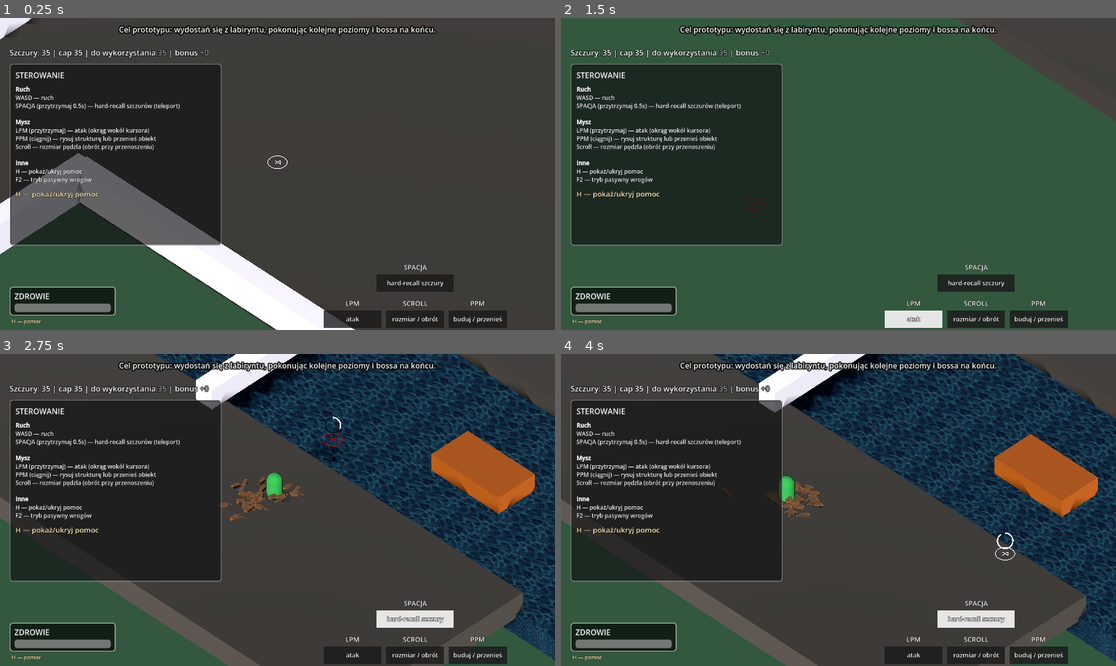
Above: before the commit, frames 1-4 (two rows, left to right).
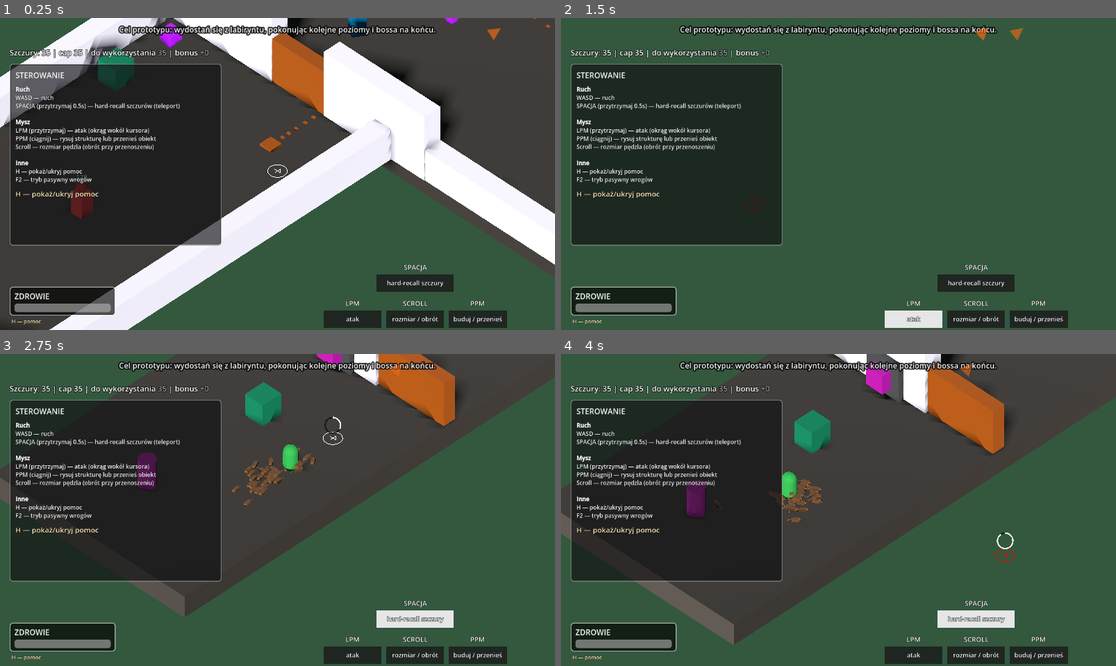
Above: after the commit, the same moments.

Repository: VirtuaIL/ZTGK-Prototyp
Game: Godot game, scene res://scenes/levels/levelTesting.tscn
Same seed, same stepped clock (60 frames per second), same inputs: the game is played once before the commit and once after it. This scene is started directly instead of the project's main scene.
Inputs (mouse positions are in pixels of both pictures, inside the frame that each line leads up to):
- Up to frame 1 (0.25 s): no input
- Up to frame 2 (1.5 s): tap Enter at 0.5 s; move the mouse to (960, 158) at 0.52 s; hold D (move_right) 0.53-1.25 s; hold Space (recall_rats) 0.53-1.25 s; click (960, 158) at 0.67 s; drag from (727, 189) to (810, 236) at 1.27 s
- Up to frame 3 (2.75 s): move the mouse to (333, 441) at 2.02 s; hold D (move_right) from 2.03 s (still down); hold Space (recall_rats) from 2.03 s (still down)
- Up to frame 4 (4 s): release D (move_right) at 2.75 s; release Space (recall_rats) at 2.75 s; drag from (810, 572) to (672, 463) at 2.77 s; move the mouse to (1005, 556) at 3.52 s; hold A (move_left) from 3.53 s (still down); hold Space (recall_rats) from 3.53 s (still down)

The runs differ from the first frame. In frame 1, 53% of the frame differs, in the area x 0-100%, y 0-100%; in frame 2, 2.8%; in frame 3, 52%; in frame 4, 50%.

Commit message:
Rat wall projectile reflection

Diff:
--- a/scenes/levels/levelTesting.tscn
+++ b/scenes/levels/levelTesting.tscn
@@ -145,7 +145,7 @@
 size = 16.0
 
 [node name="Player" parent="." unique_id=1407634471 instance=ExtResource("4_ie8fb")]
-transform = Transform3D(1, 0, 0, 0, 1, 0, 0, 0, 1, 66.76077, 0.18543625, -279.82333)
+transform = Transform3D(1, 0, 0, 0, 1, 0, 0, 0, 1, -30.472076, 0.18543625, -392.30814)
 
 [node name="RatManager" type="Node3D" parent="." unique_id=169060230]
 script = ExtResource("5_ftjox")
@@ -536,6 +536,24 @@
 [node name="door77" parent="walls" unique_id=980923185 instance=ExtResource("10_0uoyi")]
 transform = Transform3D(-8.654855e-08, 0, 1.453, 0, 1.494, 0, -1.9800001, 0, -6.3512644e-08, -76.6373, 0, -215.01149)
 
+[node name="door84" parent="walls" unique_id=1705482946 instance=ExtResource("10_0uoyi")]
+transform = Transform3D(1.9800001, 0, 0, 0, 1.494, 0, 0, 0, 1.453, -6.975178, 0, -342.34167)
+
+[node name="door86" parent="walls" unique_id=835182386 instance=ExtResource("10_0uoyi")]
+transform = Transform3D(-1.9906169e-07, 0, -1.4529998, 0, 1.494, 0, 4.554001, 0, -6.351264e-08, -10.975178, 0, -354.34167)
+
+[node name="door87" parent="walls" unique_id=620043642 instance=ExtResource("10_0uoyi")]
+transform = Transform3D(-4.1802952e-07, 0, -1.4529997, 0, 1.494, 0, 9.563401, 0, -6.351263e-08, -10.975178, 0, -389.34167)
+
+[node name="door88" parent="walls" unique_id=88277056 instance=ExtResource("10_0uoyi")]
+transform = Transform3D(-2.2770004, 0, 1.2702529e-07, 0, 1.494, 0, -1.990617e-07, 0, -1.4529998, -5.7232895, 1.9073486e-06, -380.5913)
+
+[node name="door85" parent="walls" unique_id=1587247657 instance=ExtResource("10_0uoyi")]
+transform = Transform3D(1.9800001, 0, 0, 0, 1.494, 0, 0, 0, 1.453, -6.975178, 0, -365.00476)
+
+[node name="door89" parent="walls" unique_id=1284933332 instance=ExtResource("10_0uoyi")]
+transform = Transform3D(1.9800001, 0, 0, 0, 1.494, 0, 0, 0, 1.453, -6.975178, 0, -394.00476)
+
 [node name="door82" parent="walls" unique_id=213021301 instance=ExtResource("10_0uoyi")]
 transform = Transform3D(-1.7309707e-08, 0, 2.6153996, 0, 1.494, 0, -0.39599997, 0, -1.14322745e-07, -90.546234, -4.374836, -229.33913)
 
@@ -609,6 +627,39 @@
 [node name="door6" parent="doors" unique_id=615008847 instance=ExtResource("13_rseql")]
 transform = Transform3D(-1, 0, -8.742278e-08, 0, 1, 0, 8.742278e-08, 0, -1, -6.8812294, 0, -41.666466)
 doorId = 66
+
+[node name="door6" parent="doors/door6" unique_id=1400950823 instance=ExtResource("13_rseql")]
+transform = Transform3D(-1, 0, -8.742278e-08, 0, 1, 0, 8.742278e-08, 0, -1, -7.109329, 4.7683716e-07, 337.67725)
+doorId = 78
+
+[node name="WallButton2" parent="doors/door6" unique_id=2080781984 instance=ExtResource("16_5otwe")]
+transform = Transform3D(-3.998833, 0, 0.09661225, 0, 4, 0, -0.09661225, 0, -3.998833, -2.1188354, 1.0599917, 336.78412)
+doorId = 78
+
+[node name="turret2" parent="doors/door6" unique_id=828907431 instance=ExtResource("24_1mf26")]
+transform = Transform3D(-1, 0, 8.742278e-08, 0, 1, 0, -8.742278e-08, 0, -1, -2.100006, 0.30049878, 323.29553)
+
+[node name="door7" parent="doors/door6" unique_id=925926180 instance=ExtResource("13_rseql")]
+transform = Transform3D(-1, 0, -8.742278e-08, 0, 1, 0, 8.742278e-08, 0, -1, -6.8812695, 0, 360.43304)
+doorId = 79
+
+[node name="door8" parent="doors/door6" unique_id=741760807 instance=ExtResource("13_rseql")]
+transform = Transform3D(-1, 0, -8.742278e-08, 0, 1, 0, 8.742278e-08, 0, -1, -6.881275, 0, 389.43304)
+doorId = 89
+
+[node name="WallButton3" parent="doors/door6" unique_id=1600814715 instance=ExtResource("16_5otwe")]
+transform = Transform3D(-1.7484552e-07, 0, -3.9999993, 0, 4, 0, 3.9999993, 0, -1.7484552e-07, 3.294754, 1.0599898, 355.963)
+doorId = 79
+
+[node name="WallButton4" parent="doors/door6" unique_id=1116226531 instance=ExtResource("16_5otwe")]
+transform = Transform3D(-1.7484552e-07, 0, -3.9999993, 0, 4, 0, 3.9999993, 0, -1.7484552e-07, 3.2947464, 1.0599898, 382.963)
+doorId = 89
+
+[node name="turret3" parent="doors/door6" unique_id=1026890237 instance=ExtResource("24_1mf26")]
+transform = Transform3D(-1, 0, 8.742278e-08, 0, 1, 0, -8.742278e-08, 0, -1, -3.0576591, 0.30049878, 344.47485)
+
+[node name="turret4" parent="doors/door6" unique_id=1157201690 instance=ExtResource("24_1mf26")]
+transform = Transform3D(-1, 0, 8.742278e-08, 0, 1, 0, -8.742278e-08, 0, -1, -3.057663, 0.30049878, 365.47485)
 
 [node name="door10" parent="doors" unique_id=2627827 instance=ExtResource("13_rseql")]
 transform = Transform3D(1, 0, 0, 0, 1, 0, 0, 0, 1, -24.400368, 0, -74.84566)
@@ -814,7 +865,7 @@
 transform = Transform3D(1, 0, 0, 0, 1, 0, 0, 0, 1, -14.119484, 1.0599917, -73.90509)
 doorId = 3
 
-[node name="WallButton2" parent="buttons" unique_id=2080781984 instance=ExtResource("16_5otwe")]
+[node name="WallButton2" parent="buttons" unique_id=745664746 instance=ExtResource("16_5otwe")]
 transform = Transform3D(1, 0, 0, 0, 1, 0, 0, 0, 1, -13.982098, 1.0599917, -47.23442)
 doorId = 66
 
@@ -1496,6 +1547,12 @@
 [node name="floorTile" parent="Node" unique_id=1141620014 instance=ExtResource("26_a2qf4")]
 transform = Transform3D(-47.599968, 0, -2.5705567e-06, 0, 1, 0, 7.1873956e-06, 0, -17.024027, -18.778904, -1.4567499, -277.8879)
 
+[node name="floorTile11" parent="Node" unique_id=1238017333 instance=ExtResource("26_a2qf4")]
+transform = Transform3D(-17.27884, 0.0023520354, -0.18372722, 0.040641066, 1.00164, -0.09727623, 0.04664962, -0.0014399436, -67.96696, -32.778904, -1.4567499, -409.8879)
+
+[node name="floorTile12" parent="Node" unique_id=1533991691 instance=ExtResource("26_a2qf4")]
+transform = Transform3D(-40.370926, 0.0023446542, -0.18439096, 0.09495531, 0.9984966, -0.097627655, 0.10899392, -0.0014354247, -68.212494, -23.778904, -1.4567499, -452.92993)
+
 [node name="floorTile2" parent="Node" unique_id=1075645182 instance=ExtResource("26_a2qf4")]
 transform = Transform3D(-47.599968, 0, -2.5705567e-06, 0, 1, 0, 7.1873956e-06, 0, -17.024027, -18.778904, -1.4567499, -303.4417)
 
@@ -1648,6 +1705,9 @@
 
 [node name="box13" parent="boss_arena" unique_id=1410598405 instance=ExtResource("12_umxmt")]
 transform = Transform3D(1.6, 0, 0, 0, 1, 0, 0, 0, 1.7, -2.3634453, 0.62949514, -283.17383)
+
+[node name="box18" parent="boss_arena" unique_id=1227061259 instance=ExtResource("12_umxmt")]
+transform = Transform3D(1.6, 0, 0, 0, 1, 0, 0, 0, 1.7, -33.146973, 0.62949514, -395.77548)
 
 [node name="box14" parent="boss_arena" unique_id=713218299 instance=ExtResource("12_umxmt")]
 transform = Transform3D(1.6, 0, 0, 0, 1, 0, 0, 0, 1.7, -29.641209, 11.161831, -323.17383)
--- a/scripts/projectile.gd
+++ b/scripts/projectile.gd
@@ -30,12 +30,35 @@
 			else:
 				body.take_damage(body.max_hp * 0.5)
 		queue_free()
+	elif body.is_in_group("enemies"):
+		if body.has_method("take_damage"):
+			if deal_damage_instead_of_kill:
+				body.take_damage(damage)
+			else:
+				body.take_damage(50.0)
+		queue_free()
 	elif not (body is turret or body is hitscan_turret or body is bossTurret):
-		# Hit wall, box, floor, or wall button
-		if body.has_method("on_projectile_hit"):
-			body.on_projectile_hit()
-		elif body.is_in_group("rat_structures"):
-			var manager = body.get_parent()
-			if manager and manager.has_method("on_projectile_hit"):
-				manager.on_projectile_hit()
-		queue_free()
+		if body.is_in_group("rat_structures"):
+			var space_state = PhysicsServer3D.space_get_direct_state(get_world_3d().space)
+			if space_state:
+				var move_dist = velocity.length() * get_physics_process_delta_time()
+				if move_dist < 0.1:
+					move_dist = 0.5
+				else:
+					move_dist = move_dist * 2.0
+				var dir = velocity.normalized()
+				var query = PhysicsRayQueryParameters3D.create(global_position - dir * move_dist, global_position + dir * move_dist, collision_mask, [self.get_rid()])
+				query.collide_with_areas = false
+				query.collide_with_bodies = true
+				var result = space_state.intersect_ray(query)
+				if result:
+					velocity = velocity.bounce(result.normal)
+					return
+				else:
+					velocity = -velocity
+					return
+		else:
+			# Hit regular wall, box, floor, or wall button
+			if body.has_method("on_projectile_hit"):
+				body.on_projectile_hit()
+			queue_free()
